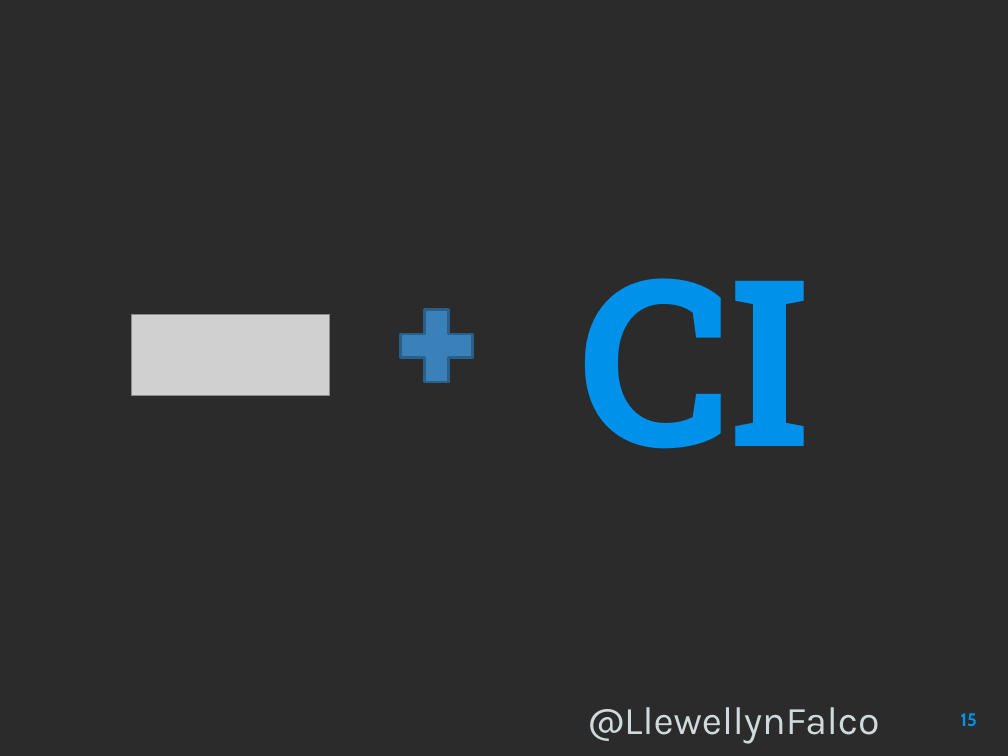
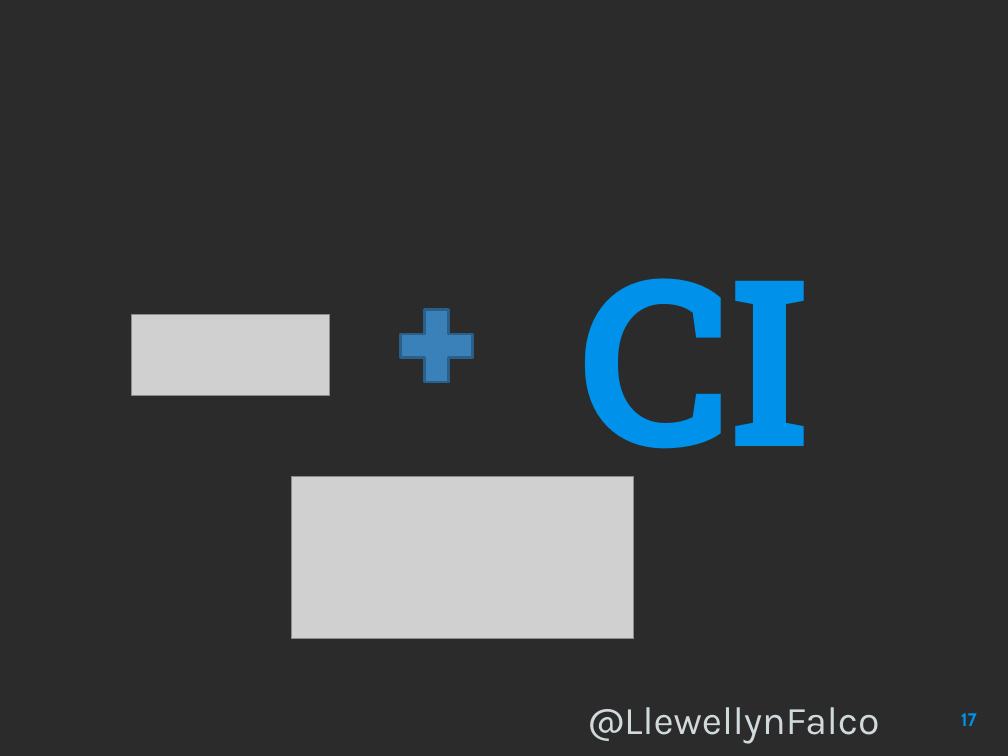
Before and after one commit to isidore/Talk-AvoidingLockIn, a slide deck: slide 17 of Avoiding Lock-In.pptx (slide 15 before the commit). Drawn at 1008x756 pixels with LibreOffice and Linux fonts; fonts in the diff are those of the drawing; grey boxes stand for pictures; background and template pictures are left out; a plain dark background stands for a picture behind light text. Boxes give left, top, right and bottom in pixels: in the first picture for what was removed or moved away, otherwise in the second. Text is boxed around its words. In the diff, an @@ line names an element or a change of style, - is before the commit and + after.

```diff
--- a/Avoiding Lock-In.pptx
+++ b/Avoiding Lock-In.pptx
@@ picture added at [291,476,634,638] @@
@@ page number at [961,713,977,726]: text changed @@
-15
+17
```
Also in this commit, not shown: 4 other slides changed, 8 slides added, 1 slide removed.
